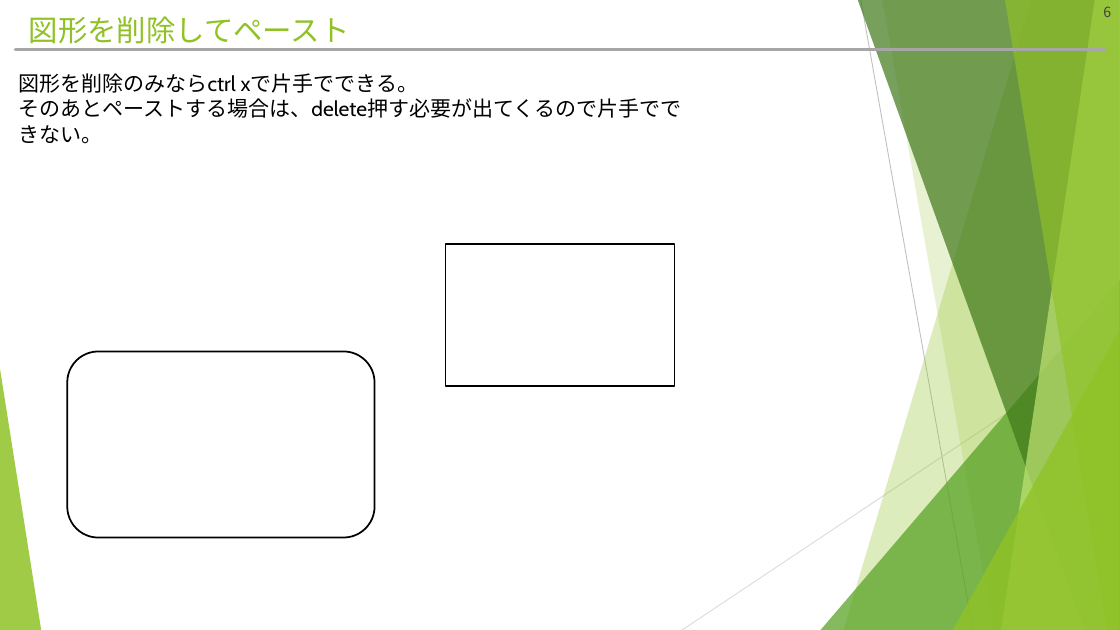
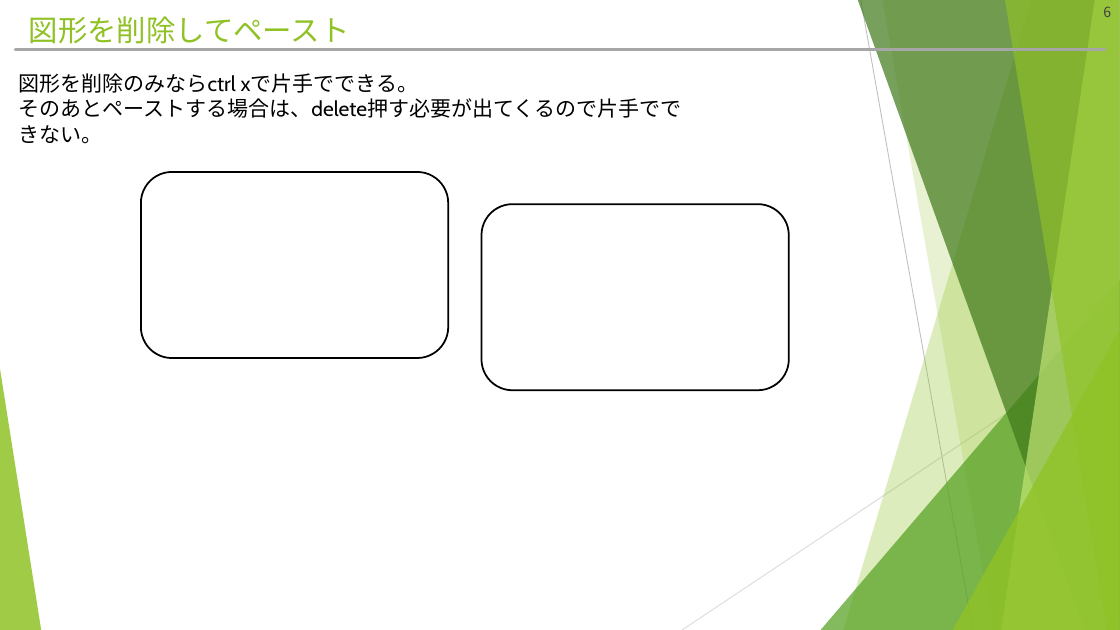
Before and after one commit to hitsuji-ga-u/pawapo, a slide deck: slide 6 of slide/customUI_debug.pptm. Drawn at 1120x630 pixels with LibreOffice and Linux fonts; fonts in the diff are those of the drawing. Boxes give left, top, right and bottom in pixels: in the first picture for what was removed or moved away, otherwise in the second. Text is boxed around its words. In the diff, an @@ line names an element or a change of style, - is before the commit and + after.

```diff
--- a/slide/customUI_debug.pptm
+++ b/slide/customUI_debug.pptm
@@ rounded rectangle: place and size @@
-rounded rectangle at <box>67,351,375,538</box>
+rounded rectangle at <box>141,172,449,359</box>
@@ rounded rectangle added at <box>481,204,789,391</box>, fill #FFFFFF, outline #000000 1.5 pt @@
@@ rectangle removed at <box>445,244,675,386</box> @@
```
Also in this commit, not shown: 4 other slides changed, 4 other files.
